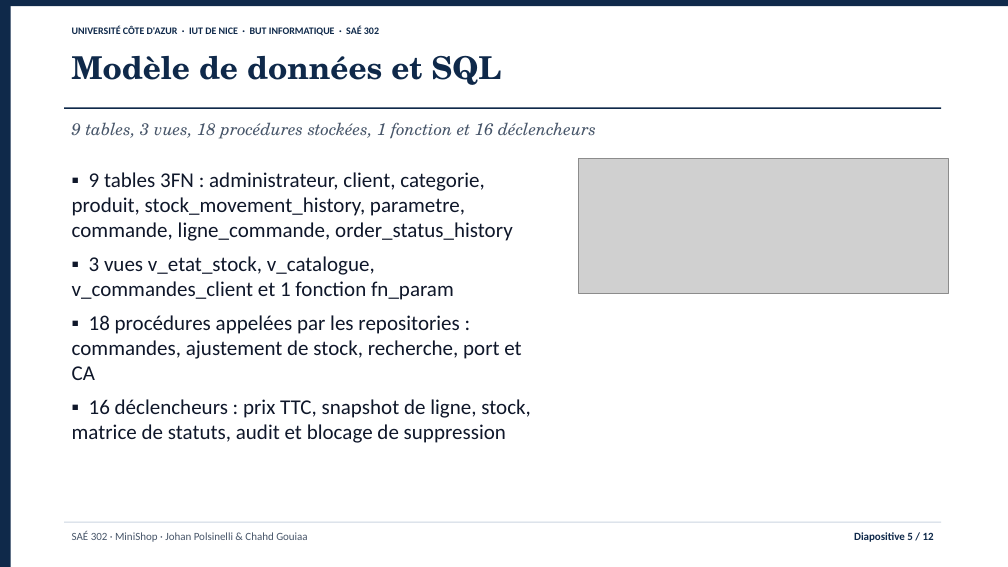
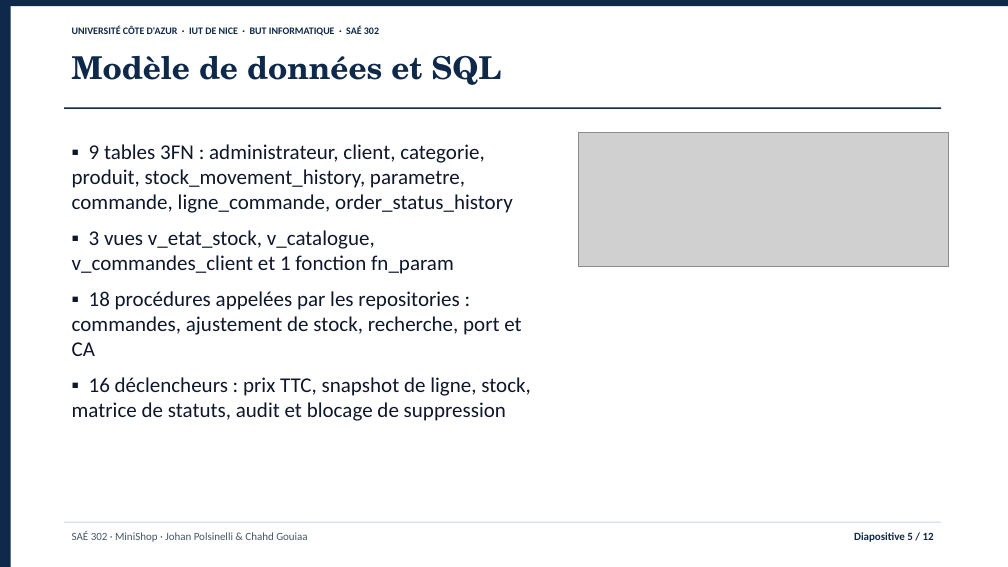
Before and after one commit to jojo8356/SAE-302, a slide deck: slide 5 of livrables/minishop-soutenance.pptx. Drawn at 1008x567 pixels with LibreOffice and Linux fonts; fonts in the diff are those of the drawing; grey boxes stand for pictures. Boxes give left, top, right and bottom in pixels: in the first picture for what was removed or moved away, otherwise in the second. Text is boxed around its words. In the diff, an @@ line names an element or a change of style, - is before the commit and + after.

Commit message:
docs: supprime tous les sous-titres gris et ajuste le placement vertical

```diff
--- a/livrables/minishop-soutenance.pptx
+++ b/livrables/minishop-soutenance.pptx
@@ text "▪ 9 tables 3FN : ...": place and size @@
-text "▪ 9 tables 3FN : ..." at <box>72,172,531,443</box>
+text "▪ 9 tables 3FN : ..." at <box>72,144,531,421</box>
@@ text "▪ 9 tables 3FN : ..." at <box>72,144,531,421</box>: more space between paragraphs @@
@@ text removed at <box>72,122,596,139</box> @@
-9 tables, 3 vues, 18 procédures stockées, 1 fonction et 16 déclencheurs
@@ picture: place and size @@
-picture at <box>578,159,949,293</box>
+picture at <box>578,132,949,267</box>
```
Also in this commit, not shown: 11 other slides changed, 5 other files.
